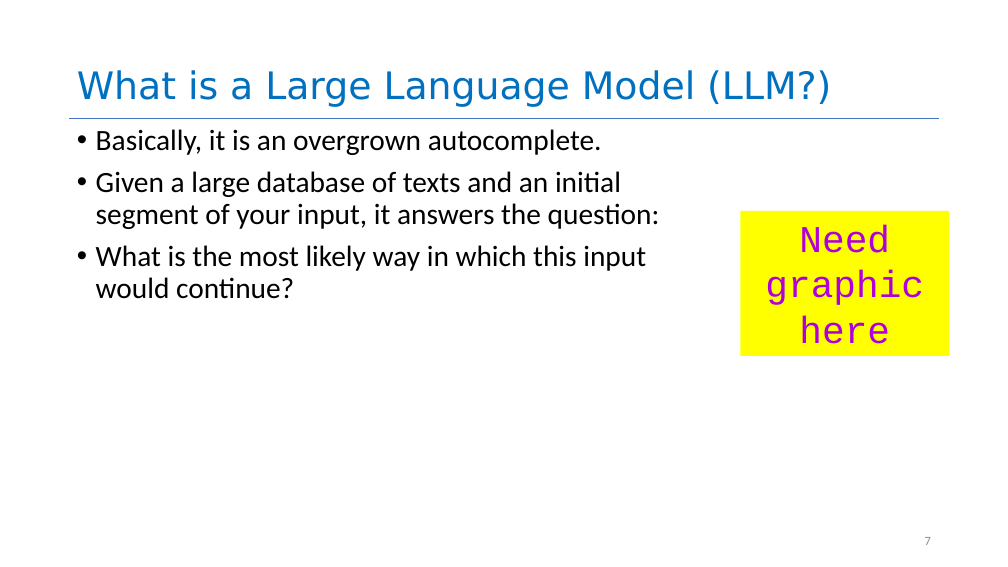
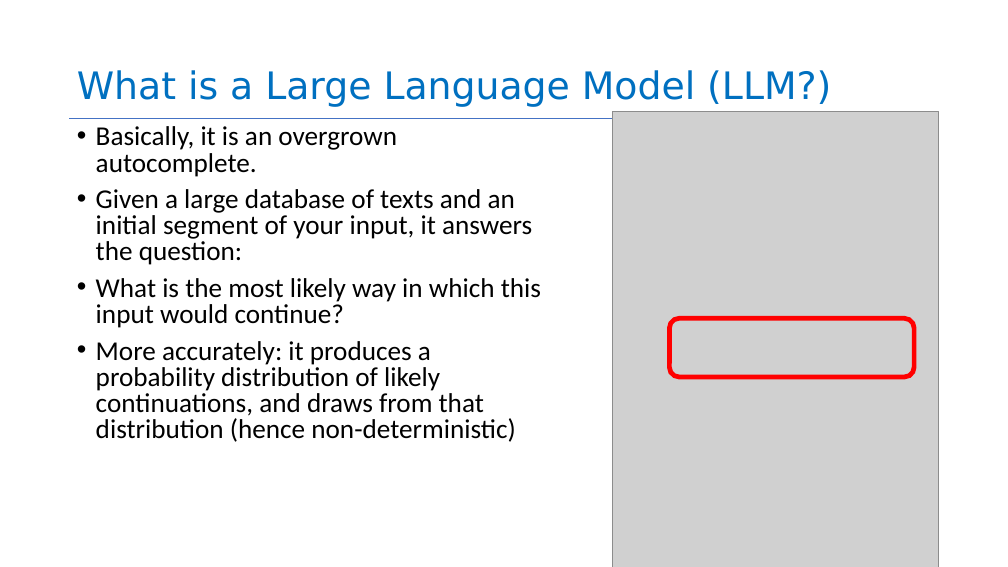
Before and after one commit to neu-se/CS4530-Spring-2026, a slide deck: slide 6 of Slides/Module 16 Using AI Agents.pptx (slide 7 before the commit). Drawn at 1008x567 pixels with LibreOffice and Linux fonts; fonts in the diff are those of the drawing; grey boxes stand for pictures. Boxes give left, top, right and bottom in pixels: in the first picture for what was removed or moved away, otherwise in the second. Text is boxed around its words. In the diff, an @@ line names an element or a change of style, - is before the commit and + after.

```diff
--- a/Slides/Module 16 Using AI Agents.pptx
+++ b/Slides/Module 16 Using AI Agents.pptx
@@ picture added at bbox=[613, 111, 939, 567] @@
@@ text at bbox=[96, 126, 541, 328]: size 28 to 25.9 pt in "Basically, it is an overgrown autocomplete.", "Given a large database of texts and ...", "What is the most likely way in ..."; line spacing 0.9 to 0.8 @@
@@ rectangle removed at bbox=[741, 211, 950, 356] @@
-Need graphic here
@@ rounded rectangle added at bbox=[670, 318, 915, 377], outline #FF0000 4.5 pt @@
@@ text at bbox=[96, 341, 515, 442]: paragraph added @@
+• More accurately: it produces a probability distribution of likely continuations, and draws from that distribution (hence non-deterministic)
@@ page number removed at bbox=[925, 537, 931, 545] @@
-7
```
Also in this commit, not shown: 18 other slides changed, 21 slides added, 18 slides removed, 2 other files.
